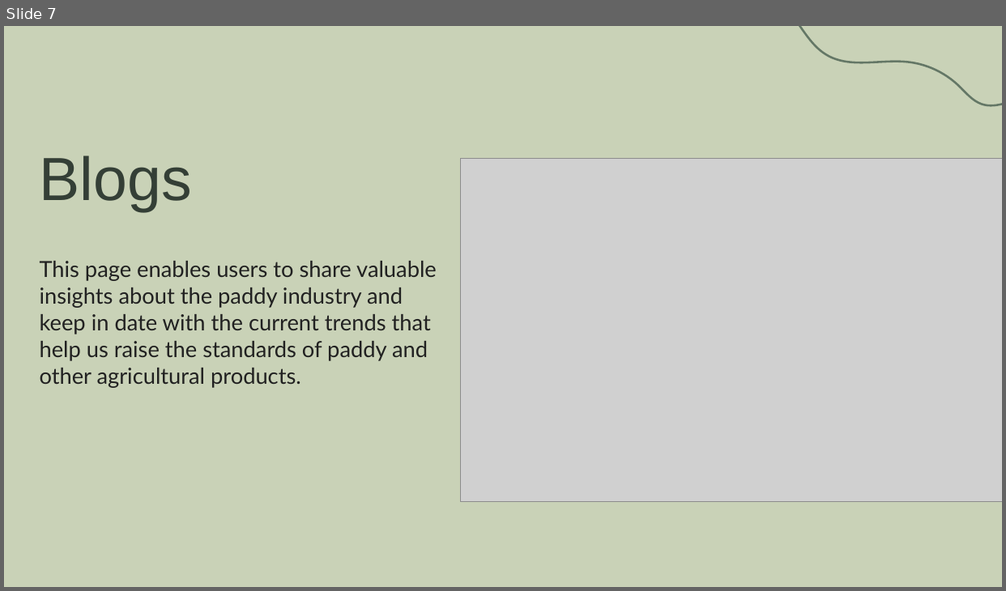
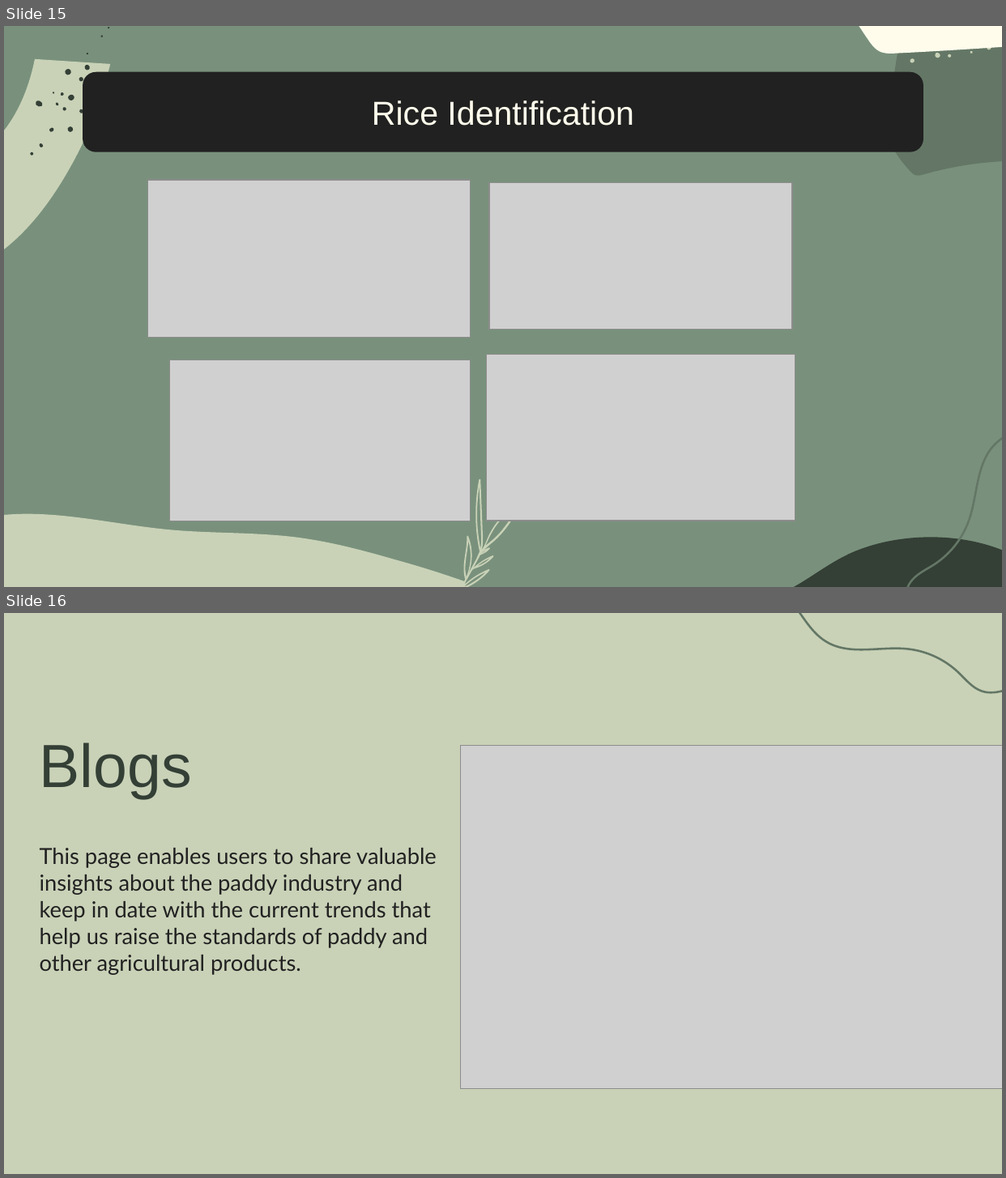
Before and after one commit to dev2010030040/farmers_all, a slide deck: presentations/farmersall.pptx. Shown one above the other, each under a label of ours: slide 7 before the commit, slides 15 and 16 after it. The pictures are 1006x591 and 1006x1178 pixels, drawn with LibreOffice and Linux fonts; fonts in the diff are those of the drawing; grey boxes stand for pictures. Boxes give left, top, right and bottom in pixels: in the first picture for what was removed or moved away, otherwise in the second. Text is boxed around its words. In the diff, an @@ line names an element or a change of style, - is before the commit and + after.

```diff
--- a/presentations/farmersall.pptx
+++ b/presentations/farmersall.pptx
@@ slide 15 added at box(4, 26, 1002, 587), background #79917C @@
@@ freeform shape added at box(810, 26, 1002, 276), fill #647766 @@
@@ freeform shape added at box(853, 26, 1002, 54), fill #FFFCEC @@
@@ freeform shape added at box(4, 55, 110, 278), fill #C9D2B7 @@
@@ rounded rectangle added at box(83, 72, 923, 152), fill #212121, 24 pt, text #FFFCEC @@
+Rice Identification
@@ group added at box(893, 38, 992, 89): 8 freeform shapes @@
@@ group added at box(30, 26, 110, 156): 17 freeform shapes @@
@@ picture added at box(147, 180, 470, 337) @@
@@ picture added at box(489, 182, 792, 330) @@
@@ picture added at box(170, 361, 470, 521) @@
@@ picture added at box(486, 354, 795, 521) @@
@@ freeform shape added at box(884, 399, 1002, 587), fill #647766, outline #647766 1.5 pt @@
@@ freeform shape added at box(4, 505, 468, 587), fill #C9D2B7 @@
@@ group added at box(440, 479, 522, 587): 6 freeform shapes @@
@@ freeform shape added at box(769, 537, 1002, 587), fill #343F36 @@
@@ what was slide 7 is now slide 16 @@
```
Also in this commit, not shown: 5 slides changed, 6 other slides added, 1 slide removed, 27 other files.
